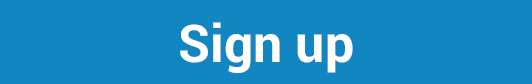
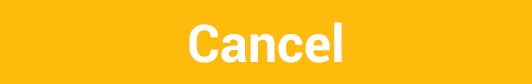
Layered file, before and after one edit (532x84). Changes by layer:
renamed "Sign up" to "Cancel", painted on it over [180, 22, 353, 73]
showed "Layer 0 copy" over [0, 0, 532, 84]
